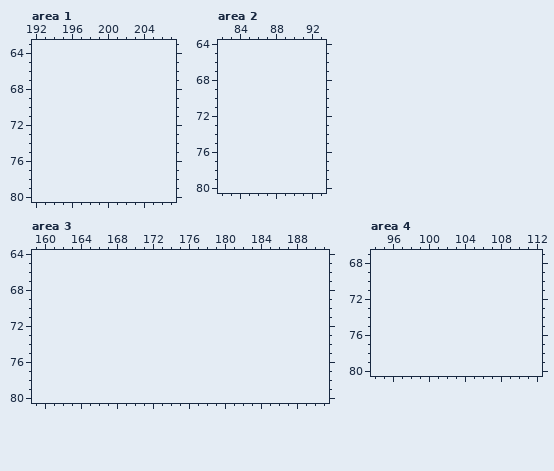
Two states of a pixel-art file, levels/office/assets/Office.aseprite. This is how it looked before the edit.
272x256 pixels, 1 frame. Colours within 5 levels of each other are drawn and written as one. Shown: area 1: x 192..207, y 63..80; area 2: x 82..93, y 64..80; area 3: x 159..191, y 64..80; area 4: x 94..112, y 67..80. The old version is drawn lined up with the new one, on the new canvas. The commit also changed other parts of the picture, which this record leaves out.
Visible layers, top first: "Door", "Mid Wall", "Floor", "Paintings", "Windows", "Elevator", "Office Fill", "Office Ceiling", "Office Wall", "Office Floor".
Palette (. is transparent): 
The result:
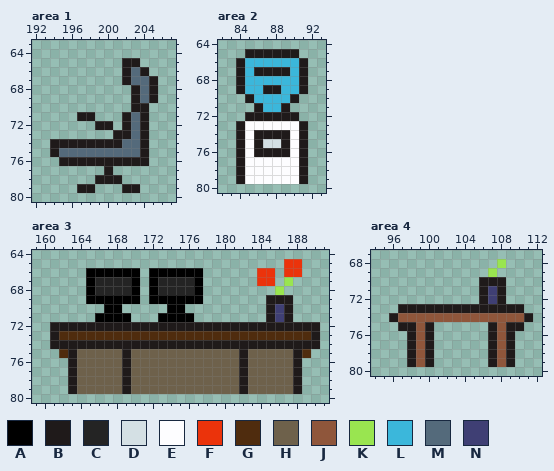
Colours new in this view: A #000000  B #1f1a1a  C #242424  D #d4e0e4  E #fdfdff  F #eb330b  G #4f2c0e  H #6e614b  J #8f563b  K #99e550  L #3bb7db  M #546a7b  N #3f3f74
The edit:
canvas 272x256 -> 272x512, the old top-left corner now at 0,248
Area 1:
Colour B is added in row 65 at x 202 to 203; in row 66 at x 202 and 204; in row 67 at x 202 and 205; in rows 68 to 69 at x 203 and 205; in row 70 at x 203 to 204; in row 71 at x 197 to 198, 202 and 204.
Colour B is added in row 72 at x 199 to 200, 202 and 204; in row 73 at x 201 to 202 and 204; in row 74 at x 194 to 201 and 204; in row 75 at x 194 and 204; in row 76 at x 195 to 204; in row 77 at x 200.
Colour B is added in row 78 at x 199 to 201; in row 79 at x 197 to 198 and 202 to 203.
Colour M is added in row 66 at x 203; in row 67 at x 203 to 204; in rows 68 to 69 at x 204; in rows 71 to 73 at x 203; in row 74 at x 202 to 203; in row 75 at x 195 to 203.
Area 2:
Colour B is added in row 65 at x 85 to 90; in row 66 at x 84 and 91; in row 67 at x 84, 86 to 89 and 91; in row 68 at x 84 and 91; in row 69 at x 84, 87 to 88 and 91; in row 70 at x 85 and 90.
Colour B is added in row 71 at x 86 and 89; in row 72 at x 85 to 90; in row 73 at x 84 and 91; in row 74 at x 84, 86 to 89 and 91; in row 75 at x 84, 86, 89 and 91; in row 76 at x 84, 86 to 89 and 91.
Colour B is added in rows 77 to 79 at x 84 and 91.
Colour D is added in row 75 at x 87 to 88.
Colour E is added in row 73 at x 85 to 90; in rows 74 to 76 at x 85 and 90; in rows 77 to 79 at x 85 to 90.
Colour L is added in row 66 at x 85 to 90; in row 67 at x 85 and 90; in row 68 at x 85 to 90; in row 69 at x 85 to 86 and 89 to 90; in row 70 at x 86 to 89; in row 71 at x 87 to 88.
Area 3:
Colour A is added in row 66 at x 165 to 170 and 172 to 177; in rows 67 to 68 at x 165, 170, 172 and 177; in row 69 at x 165 to 170 and 172 to 177; in row 70 at x 167 to 168 and 174 to 175; in row 71 at x 166 to 169 and 173 to 176.
Colour B is added in row 69 at x 185 to 187; in rows 70 to 71 at x 185 and 187; in row 72 at x 161 to 190; in row 73 at x 161 and 190; in row 74 at x 161 to 190; in rows 75 to 79 at x 163, 169, 182 and 188.
Colour C is added in rows 67 to 68 at x 166 to 169 and 173 to 176.
Colour F is added in row 65 at x 187 to 188; in row 66 at x 184 to 185 and 187 to 188; in row 67 at x 184 to 185.
Colour G is added in row 73 at x 162 to 189; in row 75 at x 162 and 189.
Colour H is added in rows 75 to 79 at x 164 to 168, 170 to 181 and 183 to 187.
Colour K is added in row 67 at x 187; in row 68 at x 186.
Colour N is added in rows 70 to 71 at x 186.
Area 4:
Colour B is added in row 70 at x 106 to 108; in rows 71 to 72 at x 106 and 108; in row 73 at x 97 to 110; in row 74 at x 96 and 111; in row 75 at x 97 to 98, 100, 107 and 109 to 110; in rows 76 to 79 at x 98, 100, 107 and 109.
Colour J is added in row 74 at x 97 to 110; in rows 75 to 79 at x 99 and 108.
Colour K is added in row 68 at x 108; in row 69 at x 107.
Colour N is added in rows 71 to 72 at x 107.
Boxes around the changes in both pictures, in picture pixels (x1, y1, x2, y2):
added: (50, 58, 158, 193)
added: (236, 49, 308, 184)
added: (50, 259, 320, 394)
added: (389, 259, 533, 367)
